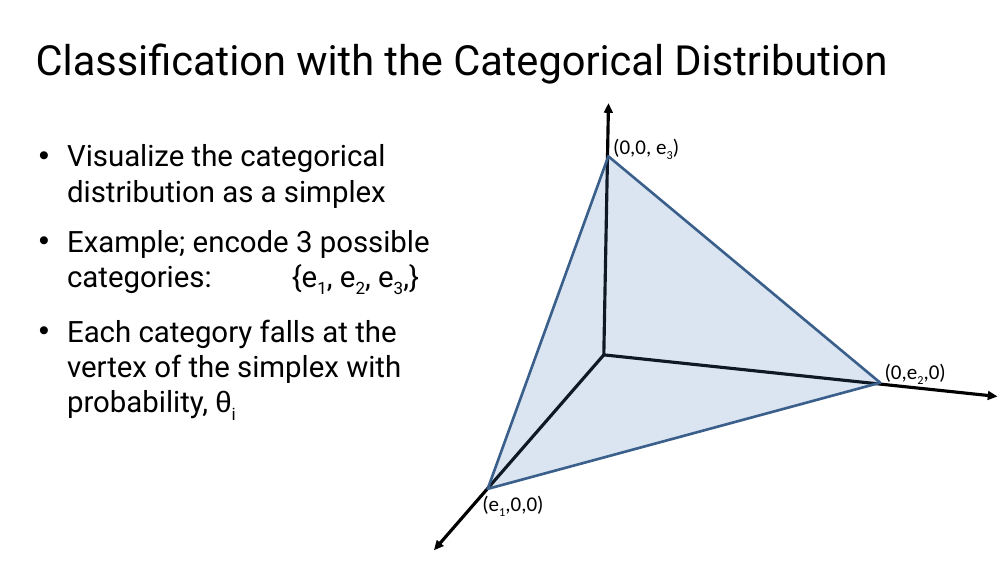
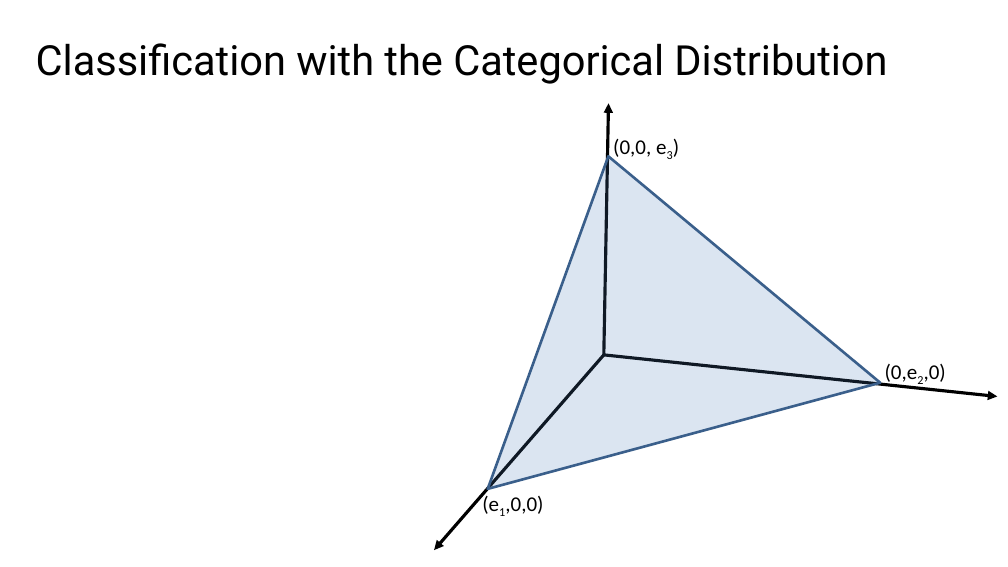
Before and after one commit to StephenElston/CSCI-E25, a slide deck: slide 49 of Slides/4_MachineLearningForCV.pptx. Drawn at 1008x567 pixels with LibreOffice and Linux fonts; fonts in the diff are those of the drawing; grey boxes stand for pictures. Boxes give left, top, right and bottom in pixels: in the first picture for what was removed or moved away, otherwise in the second. Text is boxed around its words. In the diff, an @@ line names an element or a change of style, - is before the commit and + after.

```diff
--- a/Slides/4_MachineLearningForCV.pptx
+++ b/Slides/4_MachineLearningForCV.pptx
@@ text removed at (x1=67, y1=144, x2=430, y2=419) @@
-• Visualize the categorical distribution as a simplex
-• Example; encode 3 possible categories: {e1, e2, e3,}
-• Each category falls at the vertex of the simplex with probability, θi
```
Also in this commit, not shown: 3 other slides changed, 1 slide added.
